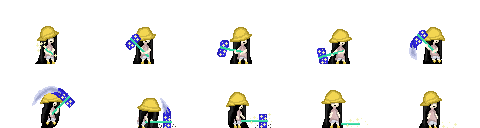
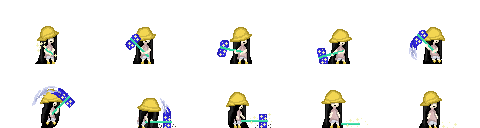
The second (480, 128) image is a revision of the first. Changes to its layers:
painted on "mc_attack_7" over left=161, top=98, right=168, bottom=112
painted on "mc_attack_6" over left=36, top=88, right=58, bottom=103
painted on "mc_attack_5" over left=410, top=47, right=417, bottom=59
